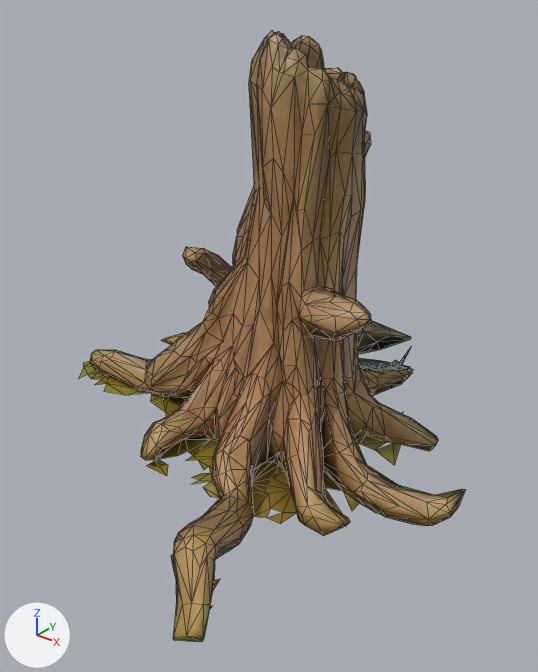
The glTF model Assets/Models/Procedural/props/terrain2_oak_0.glb, before and after one commit.
The view is the same before and after, from a 50 mm camera at (35.0, -44.8, 35.6) aimed at (1.3, -2.6, 9.5). The lights are fixed; the arrows at lower left show +X, +Y and +Z. The older version comes first. Mesh edges are drawn as thin lines. Vertices at exactly the same position are counted once.

The scene before the commit, as lines of its bpy script (objects in view):
```python
me_oak_0 = bpy.data.meshes.new('oak_0')
me_oak_0.from_pydata(...)  # 1328 vertices, 2397 faces; spans x -19.5..18.4, y -21.5..19.4, z -3.4..32.2
me_oak_0.materials.append(mat_terrain2_oak_0_glb_0)  # picture img_terrain2_oak_0_glb_0
ob_oak_0 = bpy.data.objects.new('oak_0', me_oak_0)
ob_oak_0.location = (0.0, 0.0, 0.0)
```
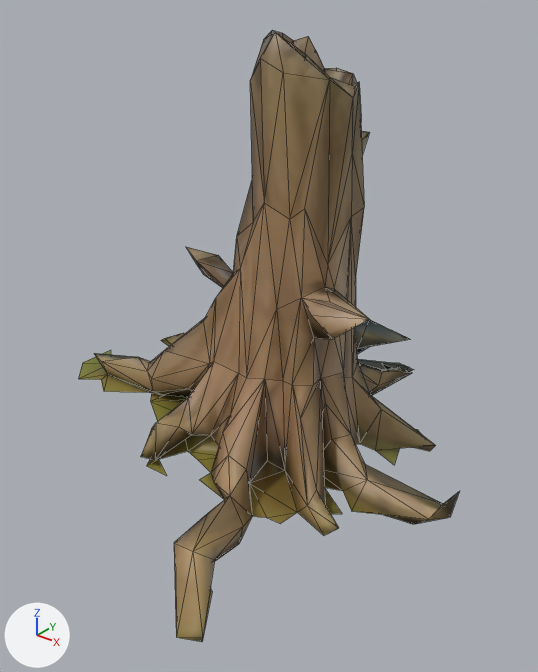
Boxes [x1, y1, x2, y2] around the edits, measured in the pictures (538 x 672 px):
'oak_0', reshaped: before [79, 31, 466, 642]; after [79, 30, 460, 642]
part 1 of me_oak_0, cut back: before [79, 31, 466, 642]; after [169, 319, 339, 642]
part 2 of me_oak_0, recoloured: [151, 275, 435, 514] in both

The edits, one by one:
Picture 'terrain2_oak_0.glb' (img_terrain2_oak_0_glb) is new.
Material 'oak_0' (mat_oak_0) is new.
Its texture is img_terrain2_oak_0_glb.
me_oak_0 is used by ob_oak_0; location (0.0, 0.0, 0.0).
me_oak_0 had 1328 vertices, 2397 faces and spanned x -19.5..18.4, y -21.5..19.4, z -3.4..32.2.
me_oak_0 now has 324 vertices, 546 faces and spans x -19.5..18.1, y -21.5..19.4, z -3.4..32.2.
me_oak_0 part 1: 1 vertex moved within x 6.8, y -17.2, z -2.5; 1013 vertices removed from x -18.7..18.4, y -21.5..18.3, z -3.3..32.2; 9 vertices added at x -6.7..12.3, y -21.5..16.5, z -2.6..12.0.
me_oak_0 part 2: 23 faces spanning x -15.1..12.3, y -18.4..11.7, z -2.7..16.3 switch from mat_terrain2_oak_0_glb_0 (picture img_terrain2_oak_0_glb_0) to mat_oak_0 (picture img_terrain2_oak_0_glb).
